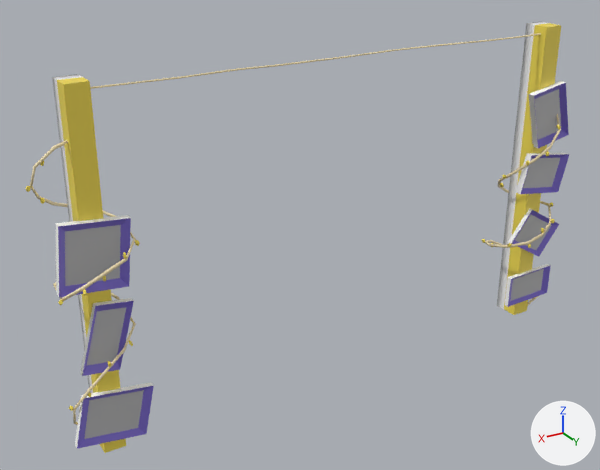
Before and after pictures for a commit that changed the FBX model Assets/Meshes/DRESSING ROOM/SM_WallsDressingRoom_001.fbx.
Before and after are seen from a 50 mm lens placed at (1.248, 1.85, 1.407), pointed at (0.106, -0.054, 0.455). The axes (+X, +Y, +Z) are drawn at lower right. The lights are the same throughout. The picture after the commit comes second. Where no turn or scale is listed for an object, it has been applied to the vertices.

The scene before the commit, as lines of its bpy script (objects in view):
```python
me_mesh = bpy.data.meshes.new('Mesh')
me_mesh.from_pydata(...)  # 955 vertices, 871 faces; spans x -0.87..0.86, y -0.13..0.11, z 0.0..0.99
# faces by material slot: [36, 828, 7]
me_mesh.materials.append(mat_m_flute_m2)  # its picture is missing
me_mesh.materials.append(mat_m_knifepainting_003)  # picture img_t_knifepainting_allcolor_001_png
me_mesh.materials.append(mat_m_cover_003)  # grey #bcbcbc
ob_sm_walldressingroom_002 = bpy.data.objects.new('SM_WallDressingRoom_002', me_mesh)
ob_sm_walldressingroom_002.location = (0.0, 0.0, 0.0)
```
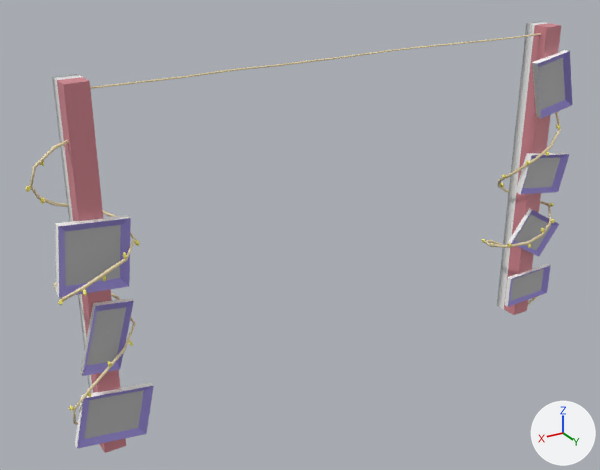
Changed parts and their boxes [x1, y1, x2, y2] in the pictures (600 x 470 px; the box of a moved part takes in the faces that stretch with it):
'SM_WallDressingRoom_002', reshaped, surface changed: before [26, 22, 569, 453]; after [26, 22, 572, 453]
part 1 of me_mesh, moved or reshaped: before [529, 81, 569, 148]; after [532, 50, 572, 118]
part 2 of me_mesh, surface changed: [26, 23, 569, 453] in both

What the commit changed:
me_mesh has 955 vertices, 871 faces and spans x -0.87..0.86, y -0.13..0.11, z 0.0..0.99.
me_mesh is used by ob_sm_walldressingroom_002; location (0.0, 0.0, 0.0).
me_mesh part 1: the loose piece of 12 vertices spanning x -0.85..-0.67, y 0.03..0.05, z 0.61..0.82 is moved by (0.0, 0.0, 0.1).
me_mesh part 2: texture (UV) coordinates of 480 of 871 faces, centred in x -0.84..0.86, y -0.11..0.11, z 0.01..0.99, changed; they spanned u 0.09..0.27, v 0.66..0.68 and now span u 0.09..0.27, v 0.69..0.8.
